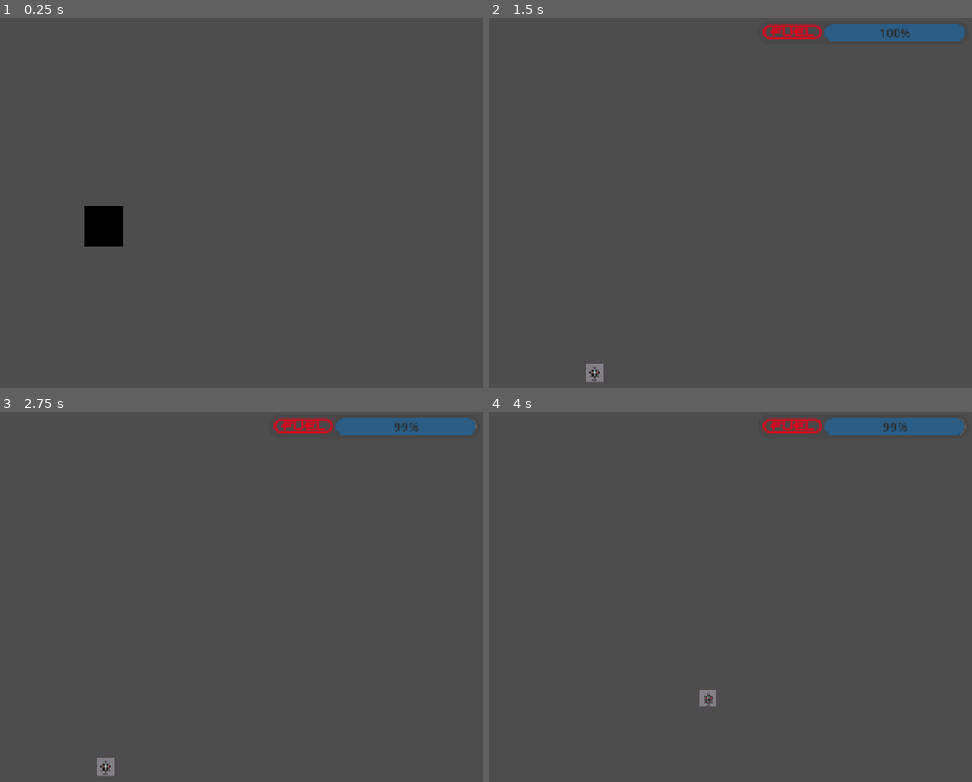
Above: before the commit, frames 1-4 (two rows, left to right).
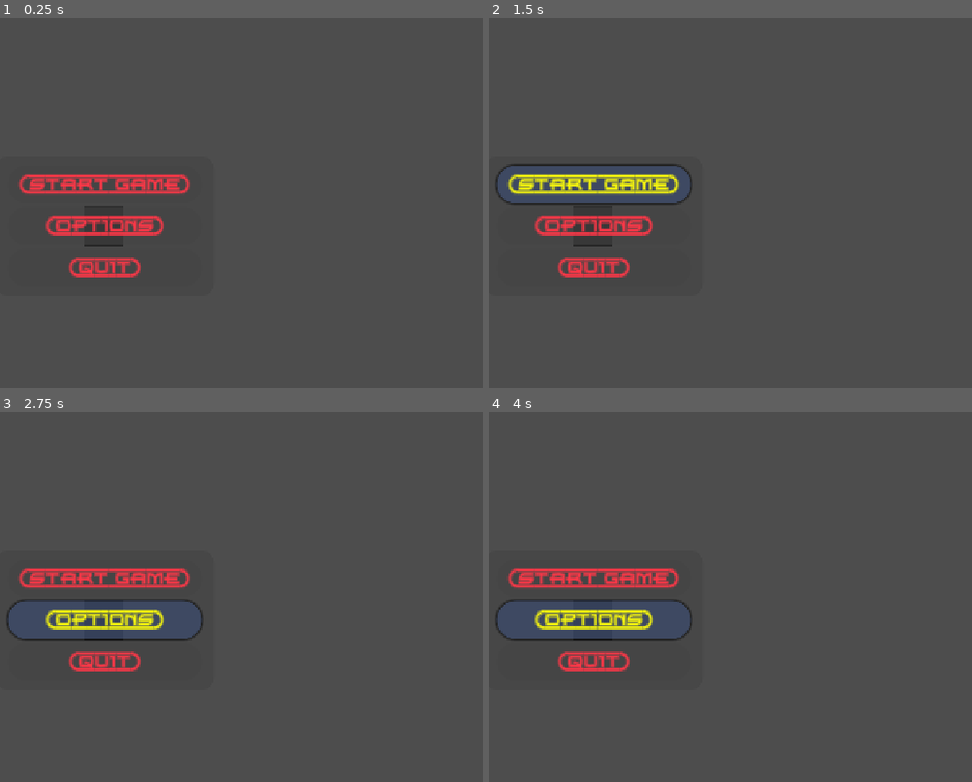
Above: after the commit, the same moments.

Repository: ikostan/SkyLockAssault
Game: Godot game, scene res://scenes/main_menu.tscn
Two runs of this game, one before a commit and one after it. Both use one fixed random seed, a clock stepped at 60 frames per second and the inputs below. Video files are missing from this copy of the repository; at most half a second of black plays in their place.
Inputs (mouse positions are in pixels of both pictures, inside the frame that each line leads up to):
- Up to frame 1 (0.25 s): no input
- Up to frame 2 (1.5 s): click (595, 184) at 0.5 s, where only the run after the commit has a clickable "{START=GAME}"; click "{START=GAME}" at 1.25 s
- Up to frame 3 (2.75 s): click (106, 619) at 2 s, where only the run after the commit has a clickable "{OPTIONS}"
- Up to frame 4 (4 s): hold D (move_right) 2.78-3.53 s; hold Q (next_weapon) 2.78-3.53 s; hold W (move_backward) from 3.53 s (still down); tap Q (next_weapon) at 3.6 s

The runs differ from the first frame. In frame 1, 3.7% of the frame differs, in the area x 4-40%, y 42-71%; in frame 2, 5.6%, in the area x 1-99%, y 1-99%; in frame 3, 5.6%; in frame 4, 5.6%.
Error after the commit: Parse Error: Used space character for indentation instead of tab as used before in the file. (res://scripts/main_menu.gd:33)

Commit message:
Fix formatting and improve log message handling
Adjusted indentation in main_menu.gd and improved log message formatting in globals.gd for better readability and maintainability. No functional changes were made.

Diff:
--- a/scripts/globals.gd
+++ b/scripts/globals.gd
@@ -32,7 +32,10 @@
 		difficulty = config.get_value("Settings", "difficulty", 1.0)
 		# New: Validate and clamp difficulty to slider range (0.5-2.0)
 		if difficulty < 0.5 or difficulty > 2.0:
-			log_message("Invalid difficulty loaded (" + str(difficulty) + ")—clamping to valid range.", LogLevel.WARNING)
+			log_message(
+				"Invalid difficulty loaded (" + str(difficulty) + ")—clamping to valid range.",
+				LogLevel.WARNING
+			)
 			difficulty = clamp(difficulty, 0.5, 2.0)
 		log_message("Loaded saved difficulty: " + str(difficulty), LogLevel.INFO)
 	else:
--- a/scripts/main_menu.gd
+++ b/scripts/main_menu.gd
@@ -31,7 +31,7 @@
 	options_button.pressed.connect(_on_options_button_pressed)
 	# Connect QUIT button signal
 	@warning_ignore("return_value_discarded")
-	quit_button.pressed.connect(_on_quit_pressed)
+ 	quit_button.pressed.connect(_on_quit_pressed)
 
 	setup_quit_dialog()  # New: Handles dialog setup in one place
 	# assert(quit_dialog != null, "QuitDialog must be assigned!")
